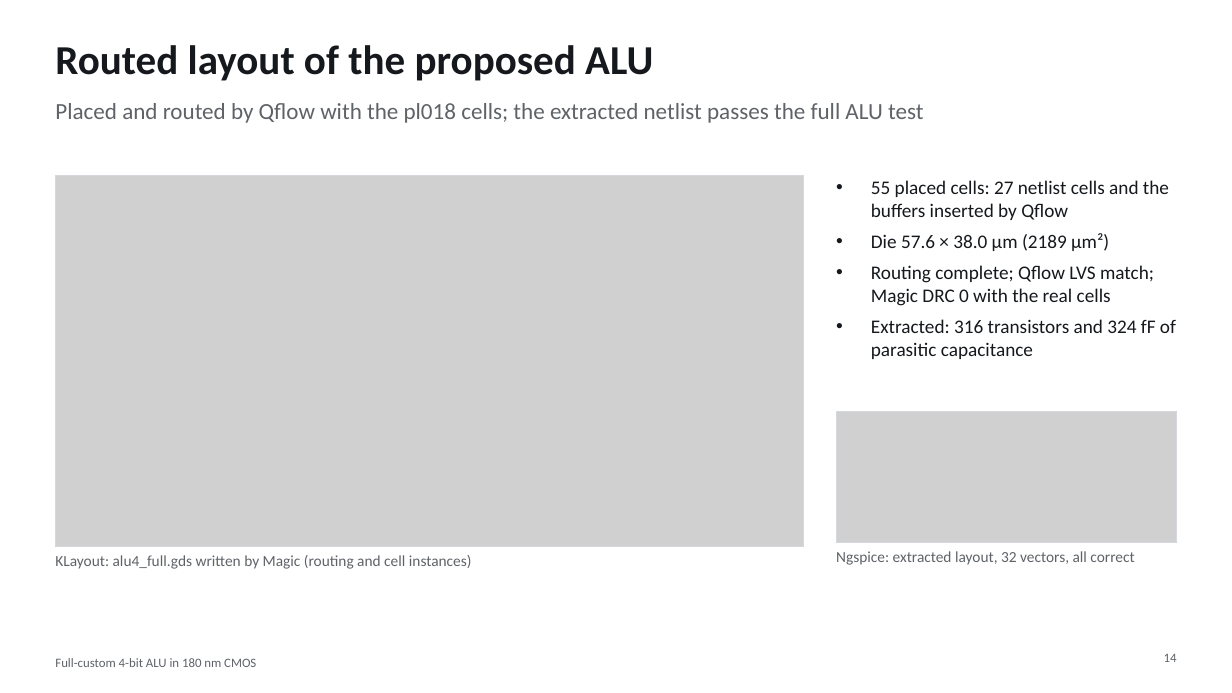
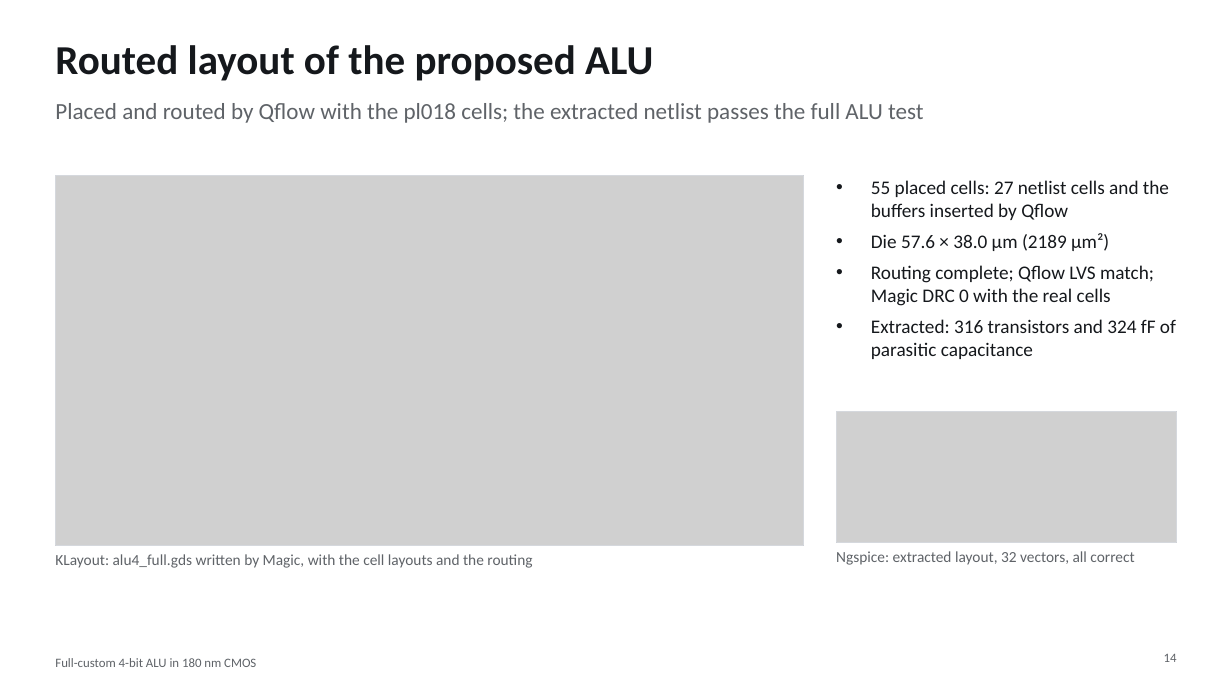
Before and after one commit to manshukgarg/alu-fullcustom-180nm, a slide deck: slide 14 of docs/presentation/ALU4_180nm_presentation.pptx. Drawn at 1232x693 pixels with LibreOffice and Linux fonts; fonts in the diff are those of the drawing; grey boxes stand for pictures. Boxes give left, top, right and bottom in pixels: in the first picture for what was removed or moved away, otherwise in the second. Text is boxed around its words. In the diff, an @@ line names an element or a change of style, - is before the commit and + after.

```diff
--- a/docs/presentation/ALU4_180nm_presentation.pptx
+++ b/docs/presentation/ALU4_180nm_presentation.pptx
@@ text at [55, 554, 532, 568]: text changed @@
-KLayout: alu4_full.gds written by Magic (routing and cell instances)
+KLayout: alu4_full.gds written by Magic, with the cell layouts and the routing
```
Also in this commit, not shown: 5 other files.
